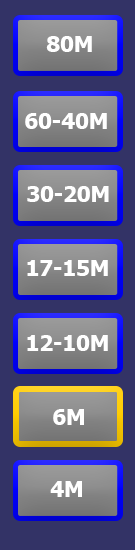
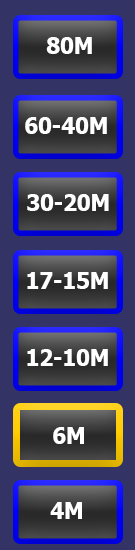
Two versions of the same layered image (135x550). Layer-by-layer changes:
painted on "12-10M" over [27, 335, 108, 366]
painted on "17-15M" over [27, 260, 108, 289]
painted on "30-20M" over [27, 186, 109, 211]
painted on "60-40M" over [25, 113, 107, 134]
painted on "4M" over [50, 481, 82, 519]
painted on "6M" over [53, 409, 84, 444]
painted on "160M" over [46, 36, 92, 54]
painted on "Button7" over [13, 460, 123, 544]
painted on "Button6" over [13, 386, 123, 467]
painted on "Button5" over [13, 313, 123, 391]
painted on "Button4" over [13, 239, 123, 314]
painted on "Button3" over [13, 165, 123, 236]
painted on "Button2" over [13, 91, 123, 159]
painted on "Button1" over [13, 15, 123, 79]